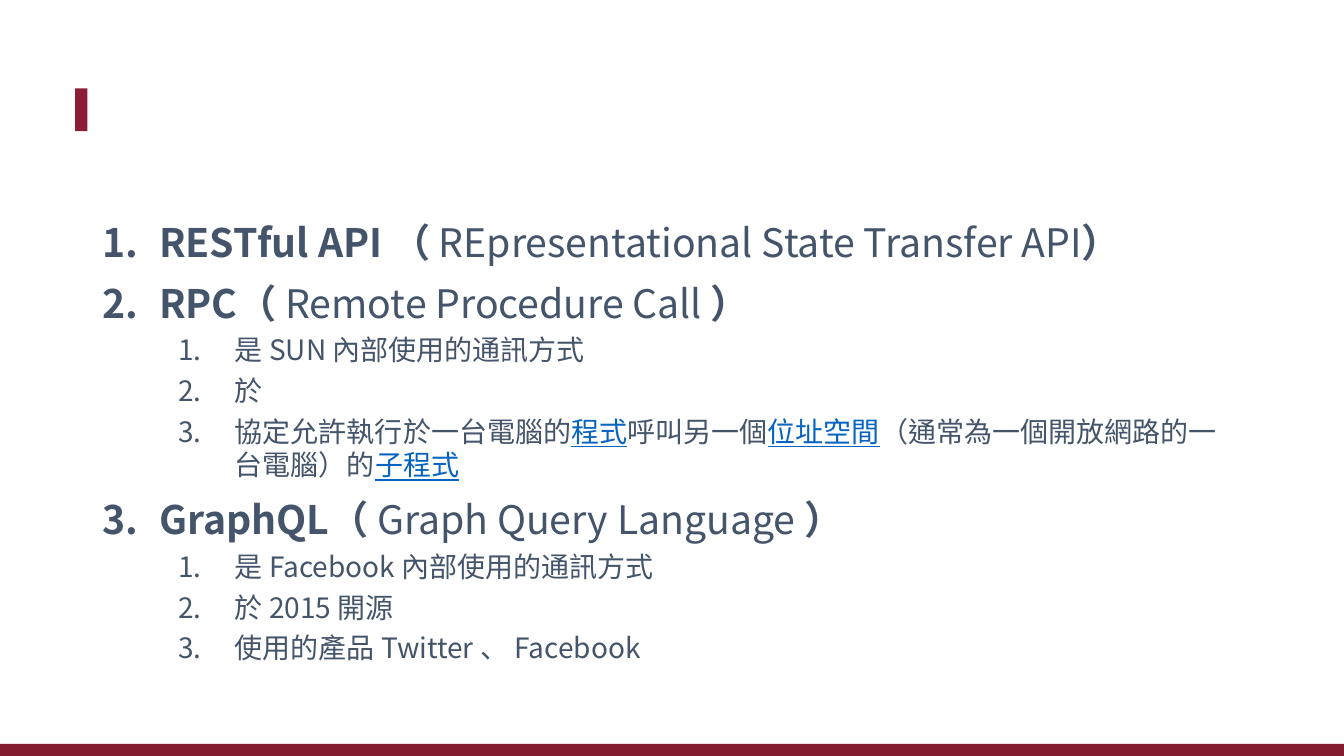
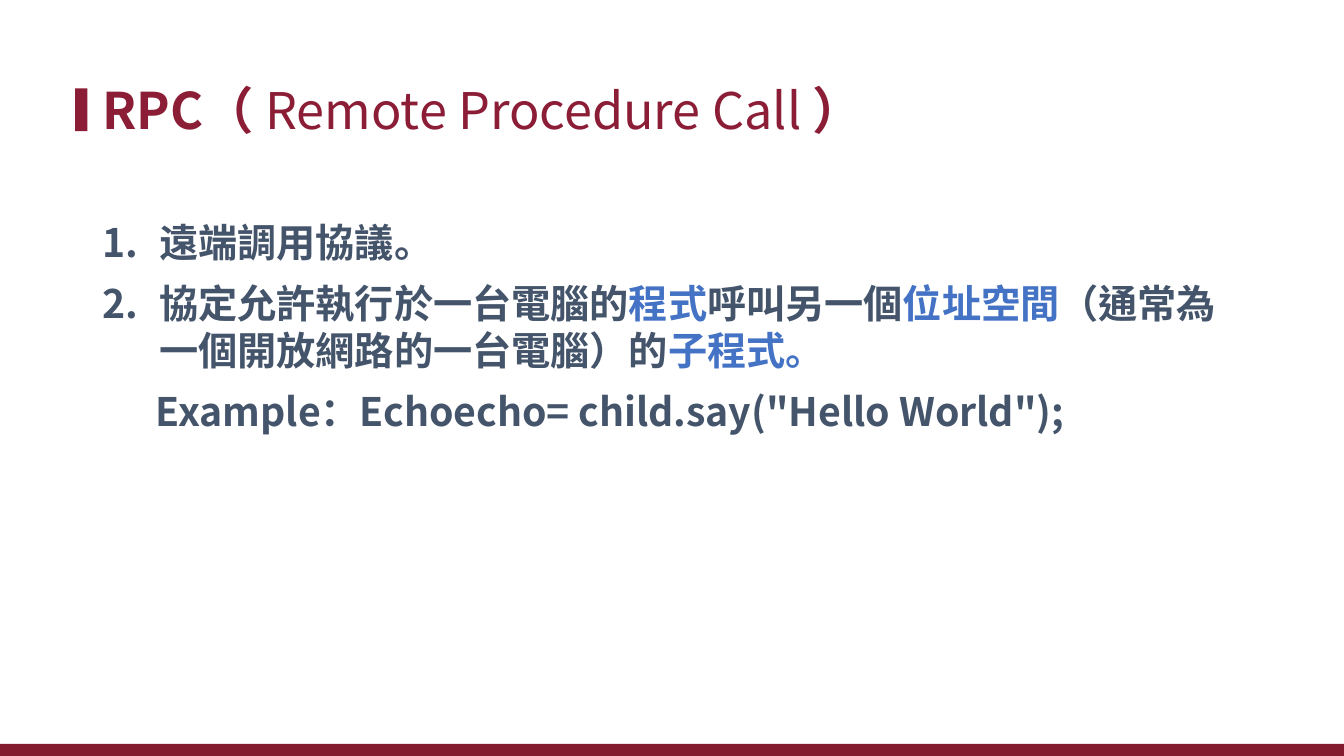
Before and after one commit to xiauchen/5__gRPC, a slide deck: slide 6 of 空白PPT.pptx (slide 5 before the commit). Drawn at 1344x756 pixels with LibreOffice and Linux fonts; fonts in the diff are those of the drawing; background and template pictures are left out. Boxes give left, top, right and bottom in pixels: in the first picture for what was removed or moved away, otherwise in the second. Text is boxed around its words. In the diff, an @@ line names an element or a change of style, - is before the commit and + after.

```diff
--- a/空白PPT.pptx
+++ b/空白PPT.pptx
@@ title added at [102,85,801,134], 36 pt, text #8C1D36 @@
+RPC（ Remote Procedure Call ）
@@ text at [156,223,1216,435]: text changed; size 20 to 28 pt; bold on @@
-1. RESTful API （ REpresentational State Transfer API）
-2. RPC（ Remote Procedure Call ）
-  1. 是 SUN 內部使用的通訊方式
-  2. 於
-  3. 協定允許執行於一台電腦的程式呼叫另一個位址空間（通常為一個開放網路的一台電腦）的子程式
-3. GraphQL（ Graph Query Language ）
-  1. 是 Facebook 內部使用的通訊方式
-  2. 於 2015 開源
-  3. 使用的產品 Twitter 、 Facebook
+1. 遠端調用協議。
+2. 協定允許執行於一台電腦的程式呼叫另一個位址空間（通常為一個開放網路的一台電腦）的子程式。
+Example：Echoecho= child.say("Hello World");
```
Also in this commit, not shown: 4 other slides changed, 29 slides added, 6 slides removed, 30 other files.
